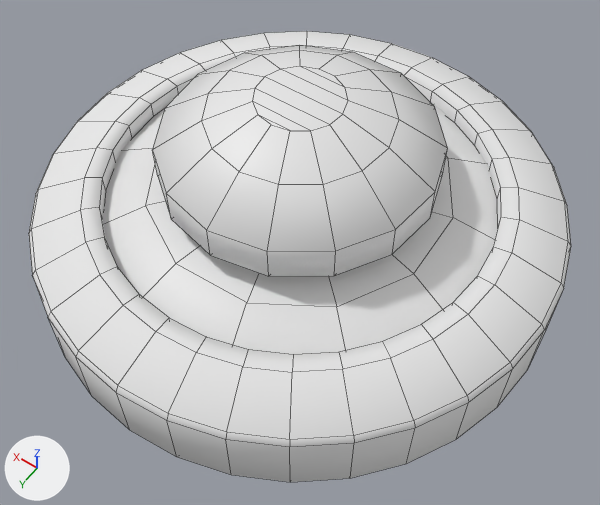
One commit to the Blender file Assets/Models/RoomObjects/Creep/creepbody_v2.blend: the scene before it, then after it.
Before and after are seen from a 50 mm camera at (-0.607, 0.85, 1.32) aimed at (-0.063, 0.088, 0.124). The lights are fixed; the arrows at lower left show +X, +Y and +Z. The picture after the commit comes second. Mesh edges are drawn as thin lines.

Before the edit, the objects in view are built like this:
```python
me_circle = bpy.data.meshes.new('Circle')
me_circle.from_pydata(...)  # 61 vertices, 65 faces; spans x -0.395..0.392, y 0.136..0.214, z -0.394..0.393
me_circle.polygons.foreach_set('use_smooth', [True] * 65)
me_circle.materials.append(mat_badge)  # white #e7e7e7
me_icosphere = bpy.data.meshes.new('Icosphere')
me_icosphere.from_pydata(...)  # 91 vertices, 160 faces; spans x -0.394..0.394, y 0.171..0.415, z -0.394..0.394
me_icosphere.polygons.foreach_set('use_smooth', [True] * 160)
me_icosphere.materials.append(mat_glass)  # white #e7e7e7
me_torus = bpy.data.meshes.new('Torus')
me_torus.from_pydata(...)  # 600 vertices, 604 faces; spans x -0.486..0.486, y 0.146..0.229, z -0.486..0.486
me_torus.materials.append(mat_body)  # white #e7e7e7
ob_badge = bpy.data.objects.new('badge', me_circle)
ob_badge.location = (0.0, 0.0, 0.0)
ob_badge.rotation_euler = (1.571, 0.0, 0.0)  # degrees (90, 0, 0)
ob_body = bpy.data.objects.new('body', me_torus)
ob_body.location = (0.0, 0.0, 0.0)
ob_body.rotation_euler = (1.571, 0.0, 0.0)  # degrees (90, 0, 0)
ob_body.hide_set(True)
ob_dome = bpy.data.objects.new('dome', me_icosphere)
ob_dome.location = (0.0, 0.0, 0.0)
ob_dome.rotation_euler = (1.571, 0.0, 0.0)  # degrees (90, 0, 0)
ob_dome.hide_set(True)
# also in view: 'energy' at (0.0, 0.003, 0.32); 'innertube' at (0.0, 0.001, 0.098)
```
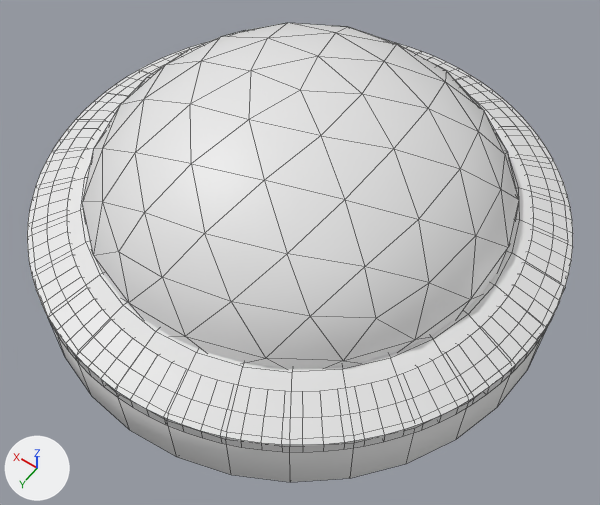
Commit message: creep body update

The edits, one by one:
me_torus is used by ob_body; location (0.0, 0.0, 0.0); rotation (1.571, 0.0, 0.0), in degrees (90, 0, 0).
me_torus had 600 vertices, 604 faces and spanned x -0.486..0.486, y 0.146..0.229, z -0.486..0.486.
me_torus now has 600 vertices, 604 faces and spans x -0.501..0.501, y -0.029..0.024, z -0.501..0.501.
me_torus part 1: 600 of 600 vertices moved; they spanned x -0.486..0.486, y 0.146..0.229, z -0.486..0.486 and now span x -0.501..0.501, y -0.029..0.024, z -0.501..0.501; mean shift (0.0, -0.192, 0.0).
Object 'body' (ob_body) moves from (0.0, 0.0, 0.0) to (0.0, 0.0, 0.16).
Object 'body' (ob_body) is now shown.
Object 'dome' (ob_dome) is now shown.

Boxes (x1, y1, x2, y2) around the edits, measured in the pictures (600 x 505 px):
'dome', shown: after (82, 23, 519, 368)
'body', shown: after (27, 42, 573, 452)
'innertube', unchanged, covered by the edit: before (29, 31, 571, 482); after (52, 99, 546, 482)
'energy', unchanged, covered by the edit: before (153, 45, 448, 276)
'badge', unchanged, covered by the edit: before (102, 103, 498, 354)
